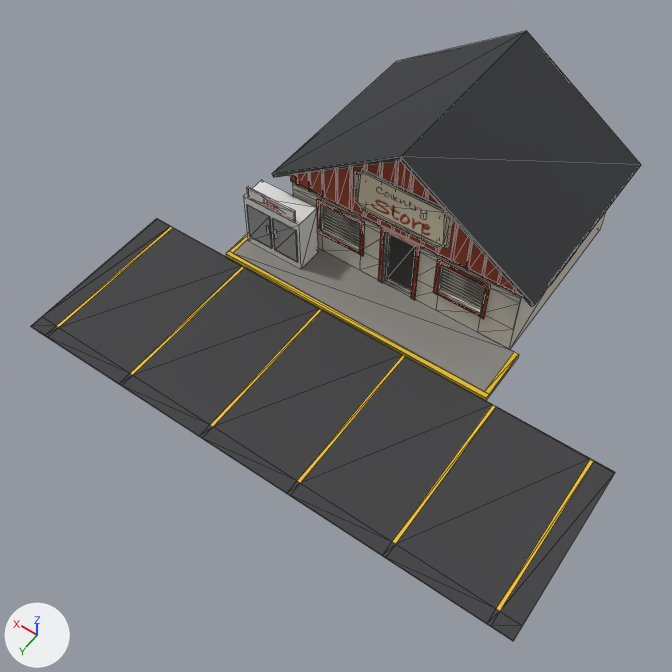
What one commit did to the glTF model assets/models/general-store.glb.
Camera for both pictures: a 50 mm camera at (-8.42, 17.42, 19.61) aimed at (0.02, 5.61, 1.05). Lighting does not change. The marker at lower left points along +X, +Y and +Z. The older version comes first. Mesh edges are drawn as thin lines. Vertices at exactly the same position are counted once.

The first picture shows 'GeneralStore'.
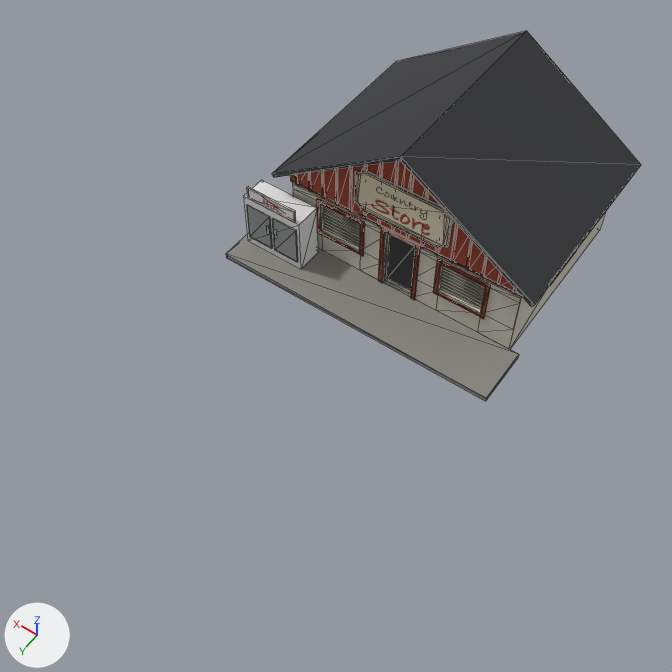
The change, as a diff of the scene's bpy script:
```diff
--- a/assets/models/general-store.glb.py
+++ b/assets/models/general-store.glb.py
@@ me_generalstore @@
 # used by ob_generalstore; location = (0.0, 0.0, 0.0)
-me_generalstore.from_pydata(...)  # 918 vertices, 1130 faces; spans x -7.35..7.35, y -3.05..9.45, z 0.0..5.14
+me_generalstore.from_pydata(...)  # 864 vertices, 1062 faces; spans x -3.97..4.7, y -3.05..4.45, z 0.0..5.14
+# me_generalstore part 1
+# 54 vertices are removed from x -7.35..7.35, y 2.75..9.45, z 0.0..0.15
+# 70 faces are deleted
+# 2 new faces join them, mat_storeconcrete (grey #8b8984)
+# me_generalstore part 2: 6 faces spanning x -3.8..4.7, y 2.75..4.45, z 0.0..0.15 switch from mat_storecurb (yellow #e5bf27) to mat_storeconcrete (grey #8b8984)
 me_generalstore.materials.append(mat_storewall)
@@ me_generalstore @@
 me_generalstore.materials.append(mat_storeroof)
-me_generalstore.materials.append(mat_storeasphalt)  # dark grey #424244
 me_generalstore.materials.append(mat_storesign)
```

Where the change shows, as pixel boxes (x1, y1, x2, y2) in the pictures (672 x 672 px):
'GeneralStore', reshaped (32% narrower, 39% shorter): before (31, 31, 641, 641); after (226, 31, 641, 401)
part 1 of me_generalstore, cut back: before (31, 219, 615, 641); after (226, 234, 519, 398)
part 2 of me_generalstore, recoloured: (226, 254, 519, 401) in both
